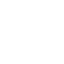
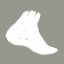
Comparing the layer stacks of the two 64x64 images. Changes:
added layer "Layer 18" above "Layer 17" over [5, 10, 58, 55]
added layer "Layer 10" above "Background" over [0, 0, 64, 64]
